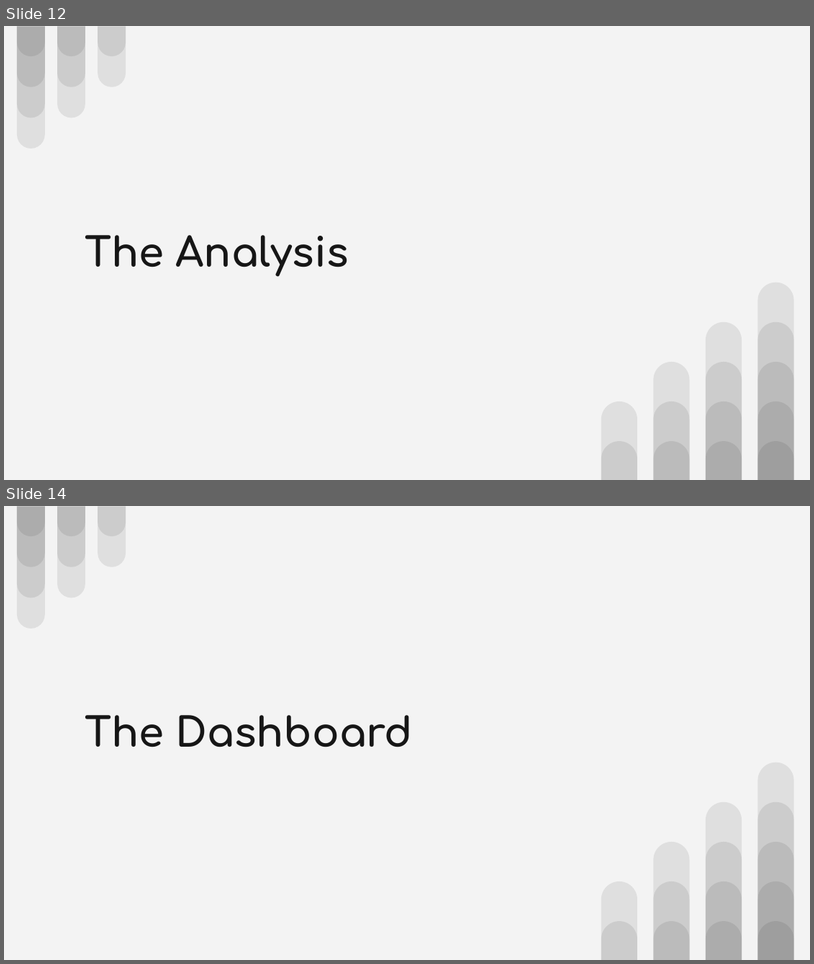
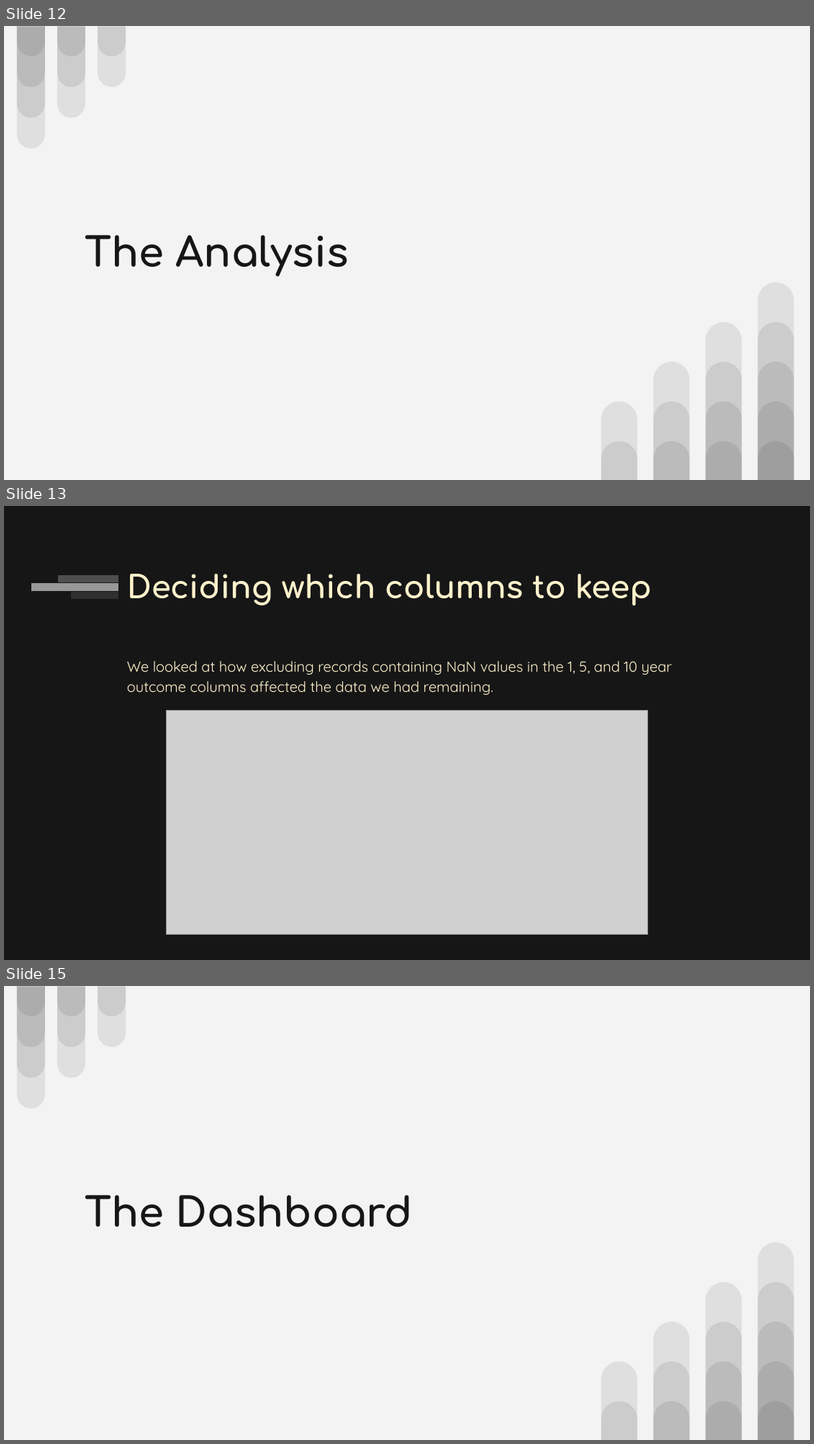
Before and after one commit to adinfinitum225/final_project, a slide deck: media/Final Project - Employment Prosepects.pptx. Shown one above the other, each under a label of ours: slides 12 and 14 before the commit, slides 12, 13 and 15 after it; the slides between them are not shown. The pictures are 814x964 and 814x1444 pixels, drawn with LibreOffice and Linux fonts; fonts in the diff are those of the drawing; grey boxes stand for pictures. Boxes give left, top, right and bottom in pixels: in the first picture for what was removed or moved away, otherwise in the second. Text is boxed around its words. In the diff, an @@ line names an element or a change of style, - is before the commit and + after.

```diff
--- a/media/Final Project - Employment Prosepects.pptx
+++ b/media/Final Project - Employment Prosepects.pptx
@@ slide 13 added at (4,506,810,960), background #161616 @@
@@ rectangle added at (31,582,118,591), fill #F3F3F3 at 59% opacity, outline #161616 0.75 pt @@
@@ rectangle added at (57,574,118,582), fill #F3F3F3 at 26% opacity, outline #161616 0.75 pt @@
@@ rectangle added at (71,591,119,599), fill #F3F3F3 at 12% opacity, outline #161616 0.75 pt @@
@@ title added at (127,574,652,605), 28 pt, text #FFF2CC, bold @@
+Deciding which columns to keep
@@ text added at (127,661,673,695), 13 pt, text #FFF2CC @@
+We looked at how excluding records containing NaN values in the 1, 5, and 10 year outcome columns affected the data we had remaining.
@@ picture added at (166,710,648,934) @@
@@ what was slide 14 is now slide 15 @@
```
Also in this commit, not shown: 1 other slide added, 1 slide removed.
